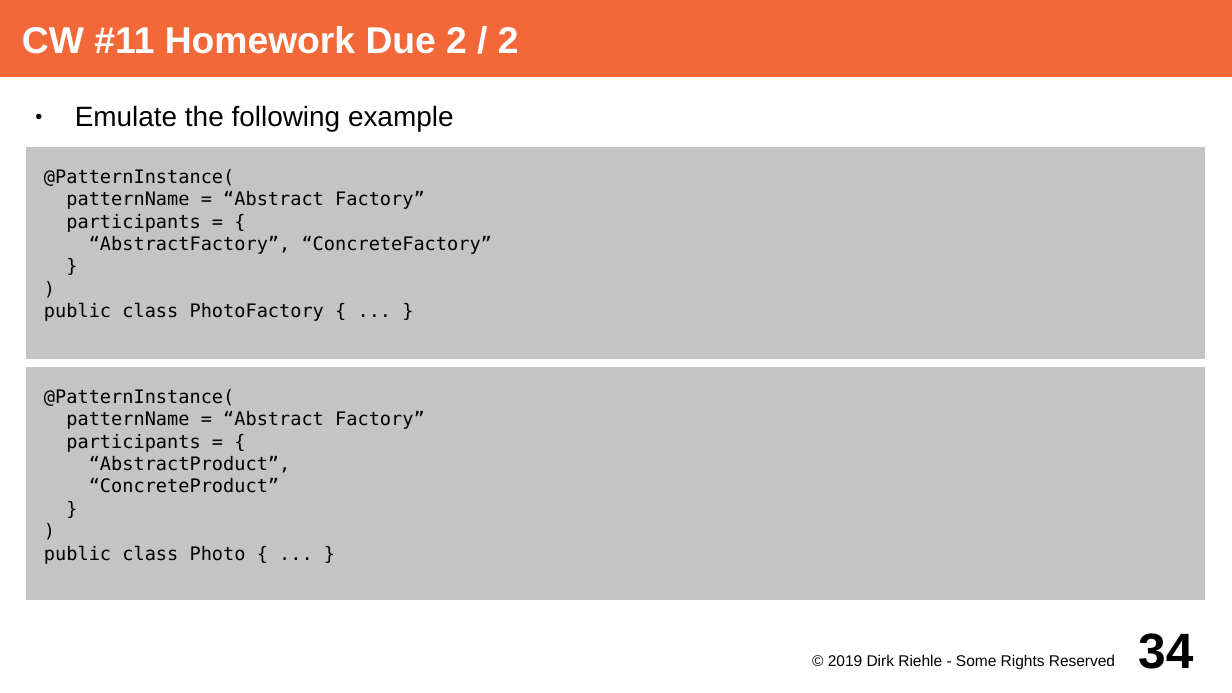
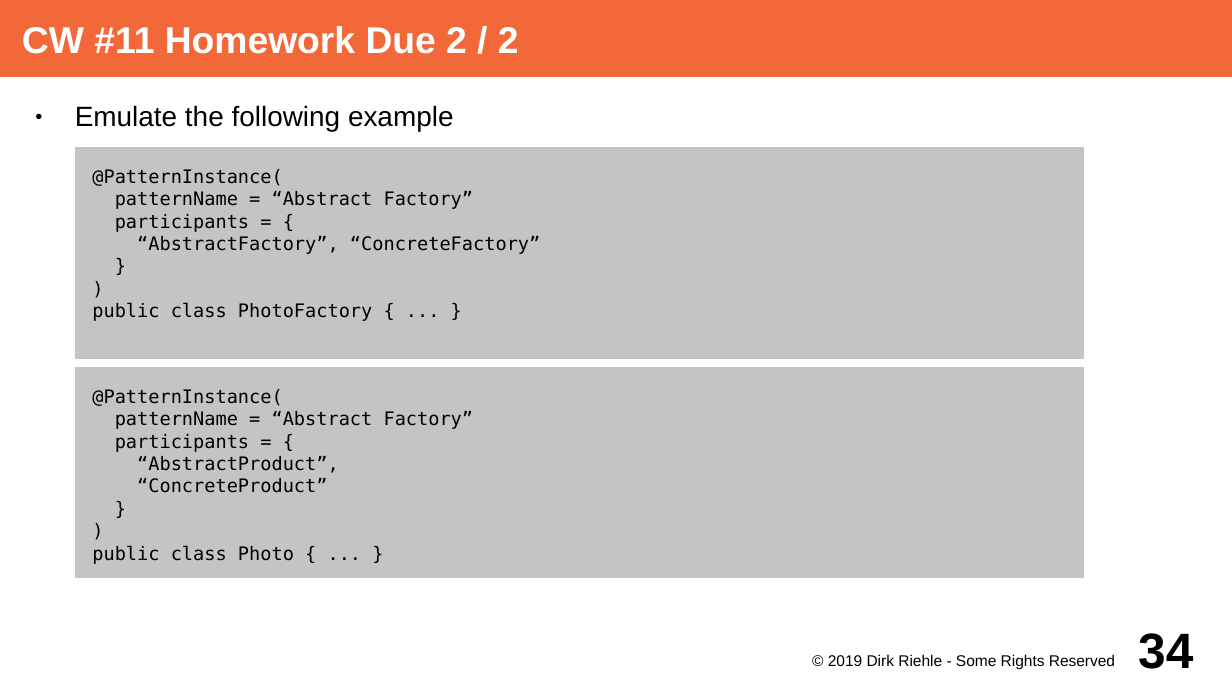
Before and after one commit to dirkriehle/adap-course, a slide deck: slide 34 of Lecture Slides/ADAP A02 - Course Schedule.odp. Drawn at 1232x693 pixels with LibreOffice and Linux fonts; fonts in the diff are those of the drawing. Boxes give left, top, right and bottom in pixels: in the first picture for what was removed or moved away, otherwise in the second. Text is boxed around its words. In the diff, an @@ line names an element or a change of style, - is before the commit and + after.

```diff
--- a/Lecture Slides/ADAP A02 - Course Schedule.odp
+++ b/Lecture Slides/ADAP A02 - Course Schedule.odp
@@ text "@PatternInstance(": place and size @@
-text "@PatternInstance(" at <box>22,143,1211,363</box>
+text "@PatternInstance(" at <box>70,143,1089,363</box>
@@ text "@PatternInstance(": place and size @@
-text "@PatternInstance(" at <box>22,363,1211,606</box>
+text "@PatternInstance(" at <box>70,363,1089,584</box>
```
Also in this commit, not shown: 24 other slides changed, 1 other file.
